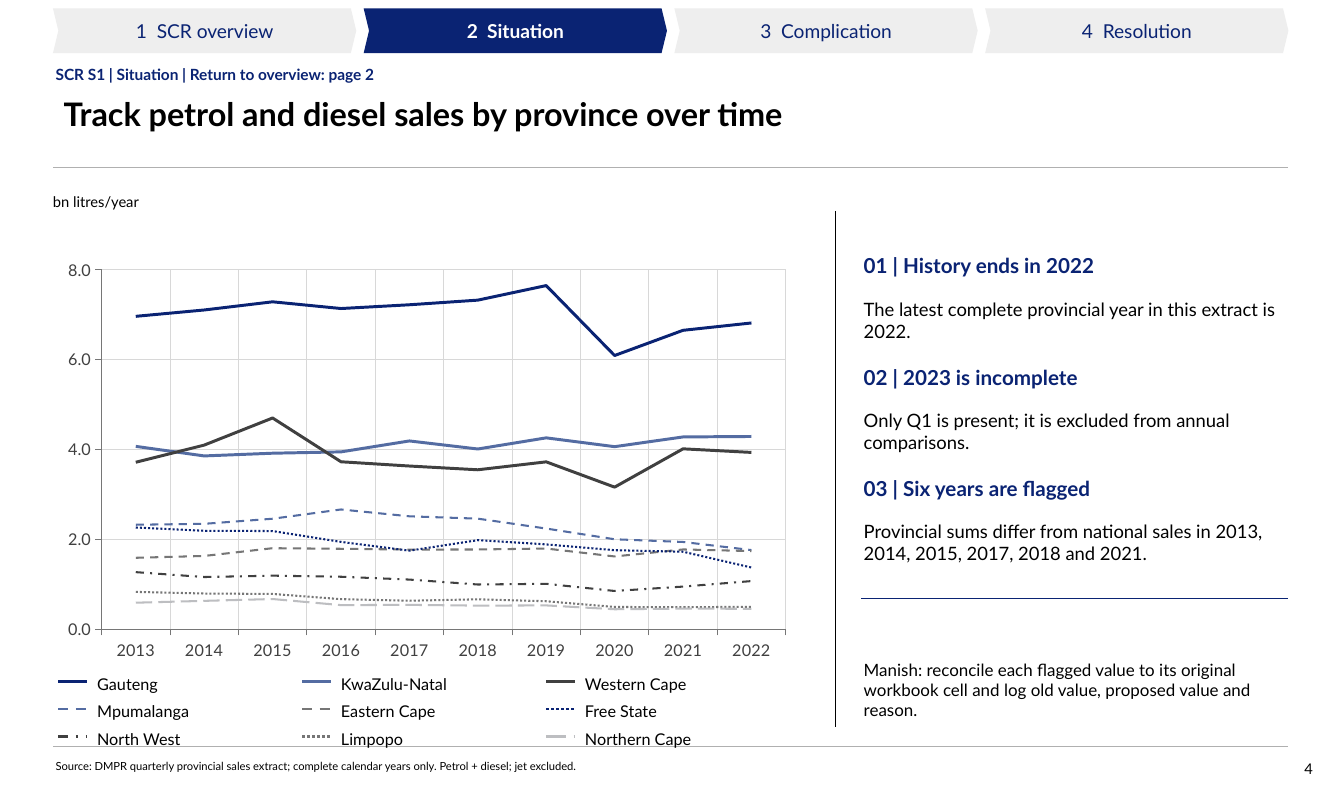
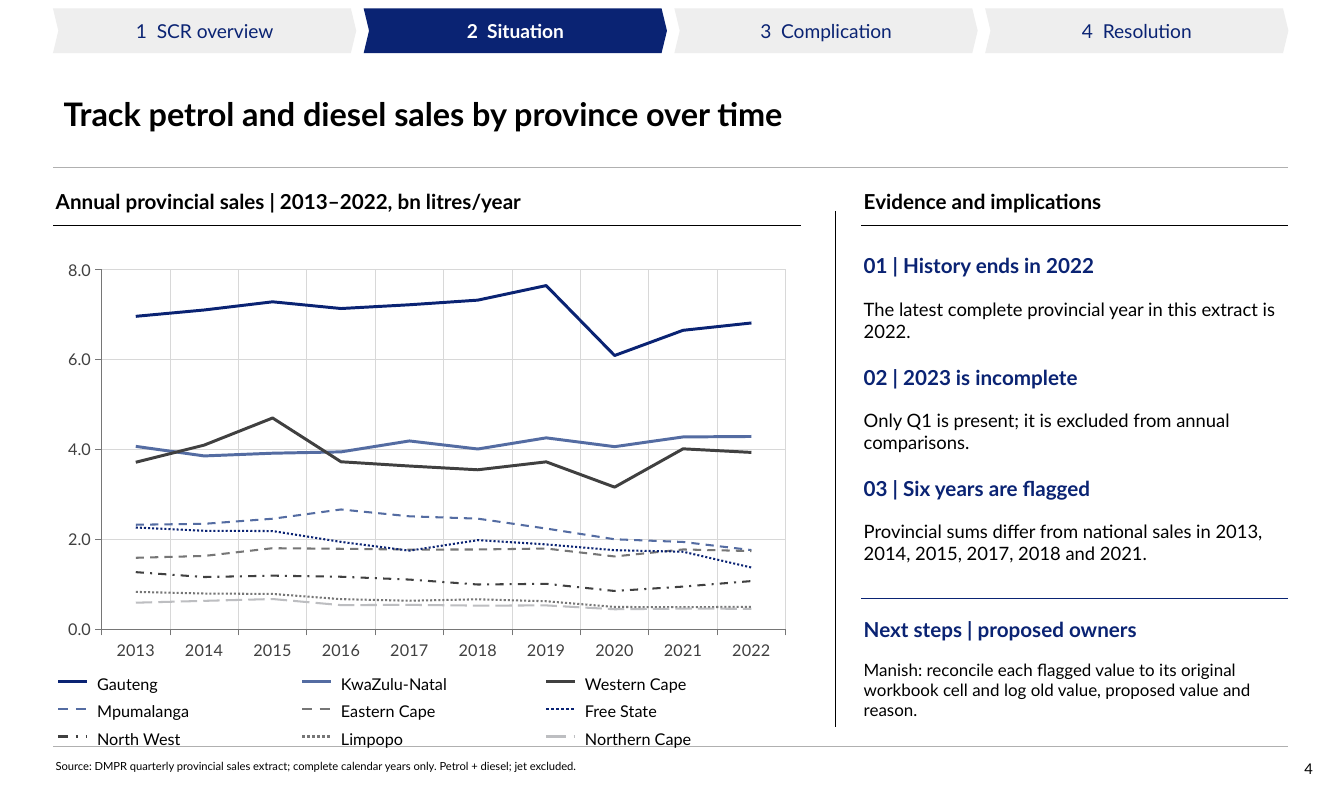
Before and after one commit to Africa-International-Advisors/liquid_fuels_model, a slide deck: slide 4 of pptx/output/delivered/Vopak_Week1_Analytical_Pack_2026_10_06.pptx. Drawn at 1344x795 pixels with LibreOffice and Linux fonts; fonts in the diff are those of the drawing; background and template pictures are left out. Boxes give left, top, right and bottom in pixels: in the first picture for what was removed or moved away, otherwise in the second. Text is boxed around its words. In the diff, an @@ line names an element or a change of style, - is before the commit and + after.

```diff
--- a/pptx/output/delivered/Vopak_Week1_Analytical_Pack_2026_10_06.pptx
+++ b/pptx/output/delivered/Vopak_Week1_Analytical_Pack_2026_10_06.pptx
@@ text removed at [56, 68, 374, 83] @@
-SCR S1 | Situation | Return to overview: page 2
@@ text at [56, 193, 521, 213]: text changed; size 10 to 14 pt; bold on @@
-bn litres/year
+Annual provincial sales | 2013–2022, bn litres/year
@@ text added at [864, 193, 1101, 213], 14 pt, text #000000, bold @@
+Evidence and implications
@@ line added from (53, 226) to (801, 226), #000000 0.65 pt @@
@@ line added from (861, 226) to (1289, 226), #000000 0.65 pt @@
@@ text added at [864, 621, 1137, 641], 14 pt, text #0A2373, bold @@
+Next steps | proposed owners
```
Also in this commit, not shown: 13 other slides changed, 7 other files.
